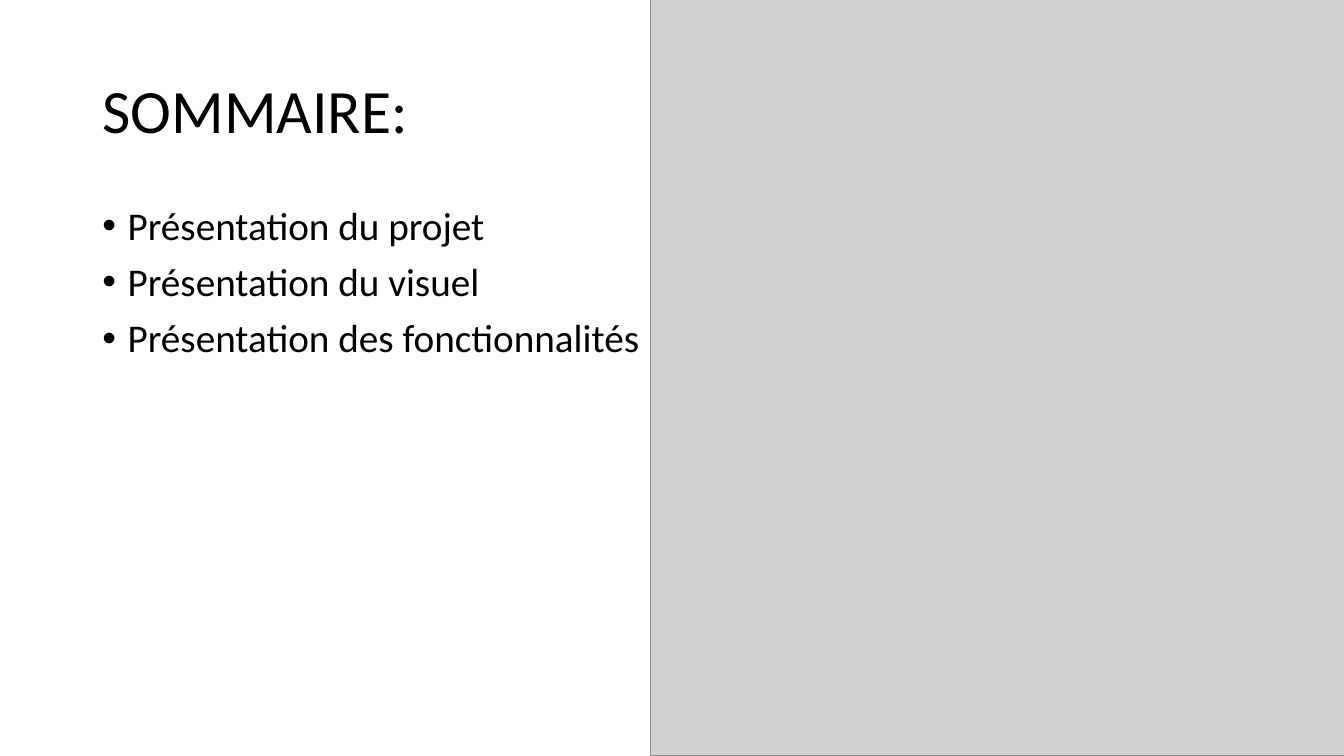
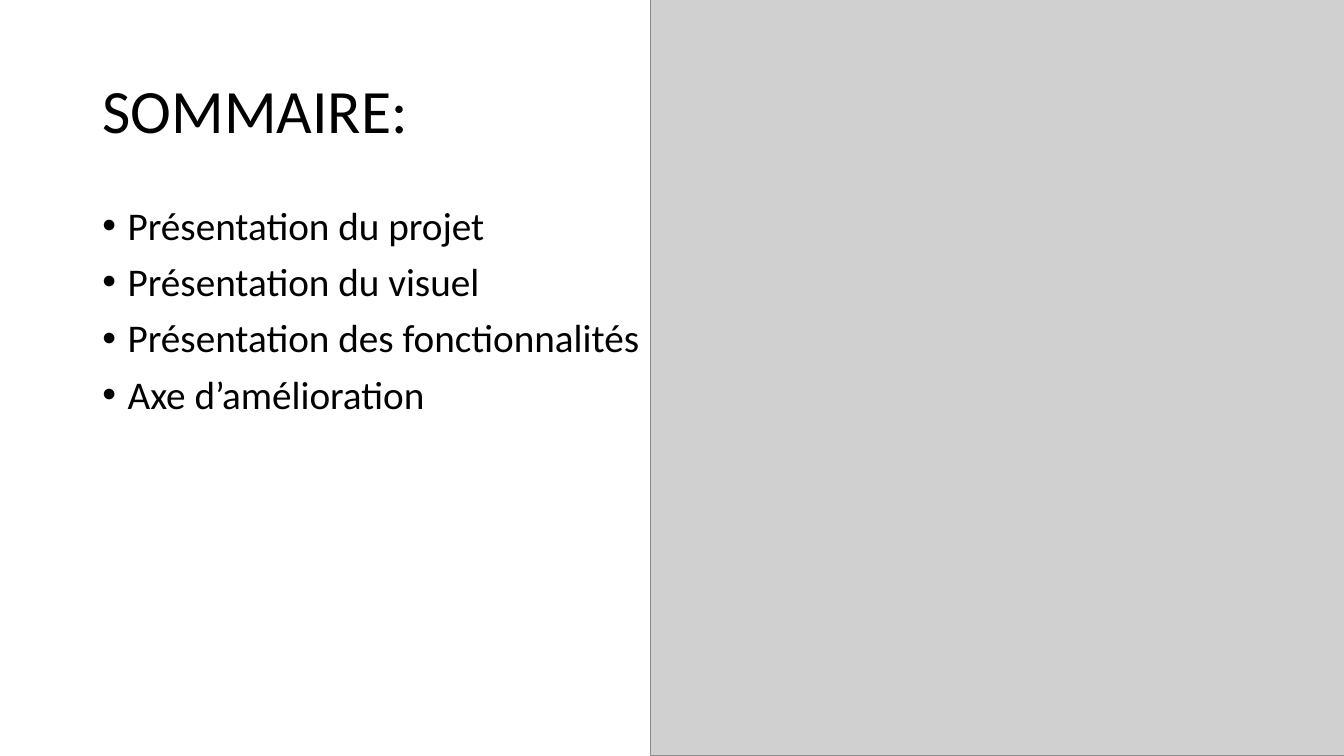
Before and after one commit to julescynamon/GoupomaniaP7, a slide deck: slide 2 of PrésentationduP7.pptx. Drawn at 1344x756 pixels with LibreOffice and Linux fonts; fonts in the diff are those of the drawing; grey boxes stand for pictures. Boxes give left, top, right and bottom in pixels: in the first picture for what was removed or moved away, otherwise in the second. Text is boxed around its words. In the diff, an @@ line names an element or a change of style, - is before the commit and + after.

```diff
--- a/PrésentationduP7.pptx
+++ b/PrésentationduP7.pptx
@@ text at [128, 381, 425, 410]: paragraph added @@
+• Axe d’amélioration
```
Also in this commit, not shown: 2 other slides changed, 1 slide added, 1 slide removed.
